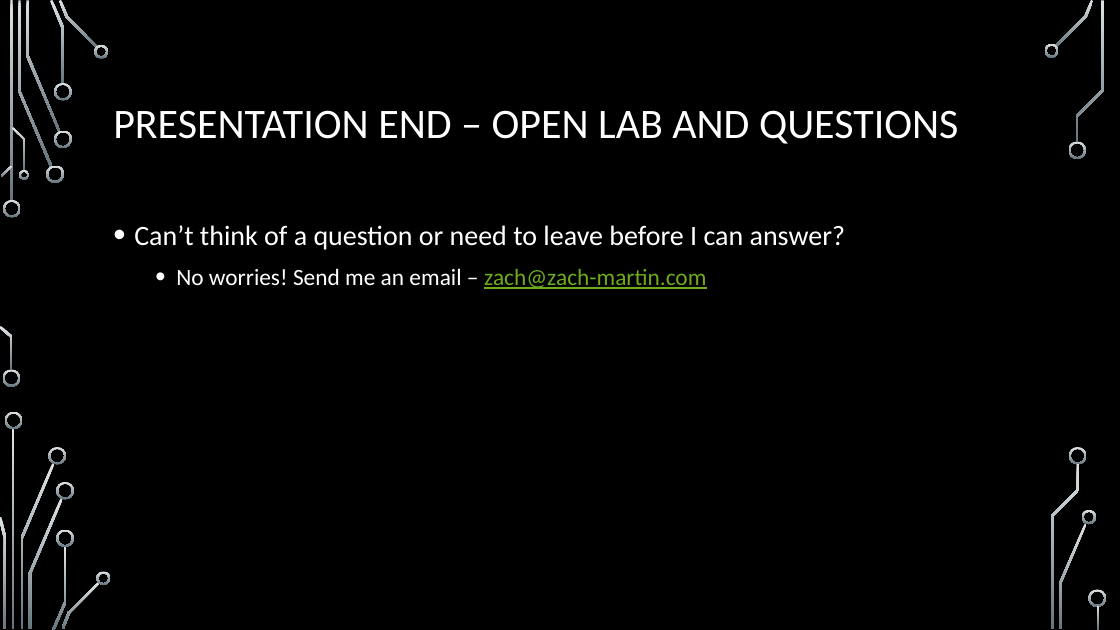
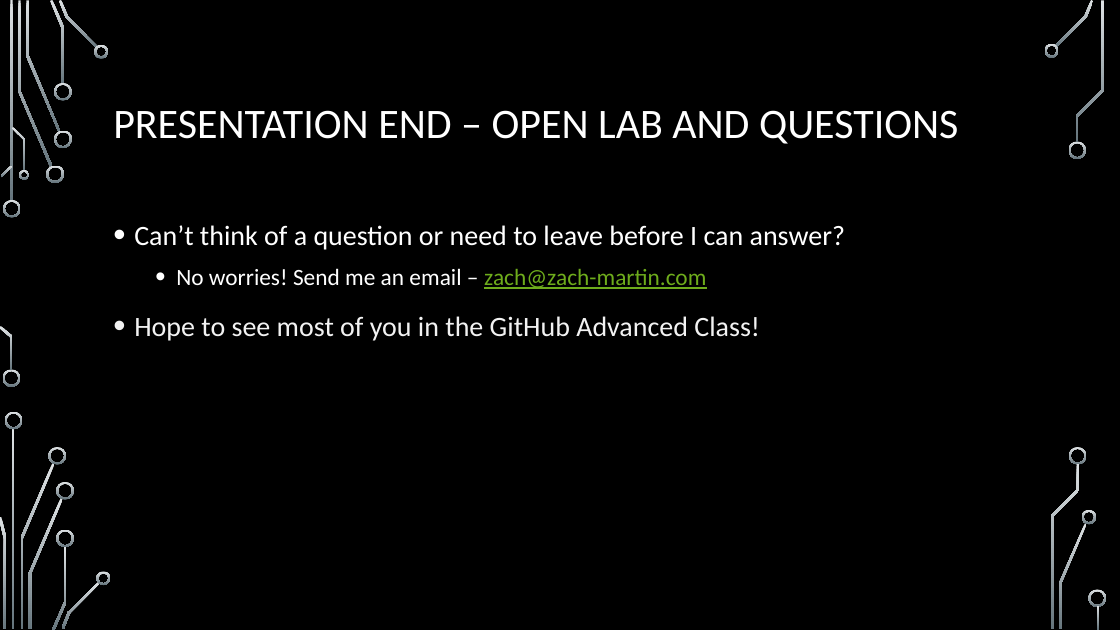
Before and after one commit to onideus/github-101-website, a slide deck: slide 21 of resources/Introduction to github.pptx. Drawn at 1120x630 pixels with LibreOffice and Linux fonts; fonts in the diff are those of the drawing; background and template pictures are left out. Boxes give left, top, right and bottom in pixels: in the first picture for what was removed or moved away, otherwise in the second. Text is boxed around its words. In the diff, an @@ line names an element or a change of style, - is before the commit and + after.

Commit message:
Adding advanced section to website, and incorporating actions and pipeline.

```diff
--- a/resources/Introduction to github.pptx
+++ b/resources/Introduction to github.pptx
@@ text at (134,316,760,341): paragraph added @@
+• Hope to see most of you in the GitHub Advanced Class!
```
Also in this commit, not shown: 6 other slides changed, 5 other files.
